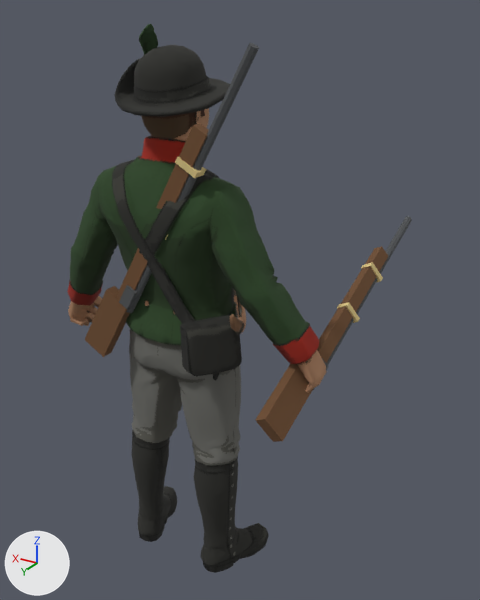
Two versions of the glTF model assets/tropa/tirador3d/tirador_animado.glb, one commit apart.
Camera for both pictures: a 50 mm lens placed at (-0.649, 0.875, 1.013), pointed at (-0.012, -0.187, 0.482). The axes (+X, +Y, +Z) are drawn at lower left. The lights are the same throughout. The picture after the commit comes second. Where no turn or scale is listed for an object, it has been applied to the vertices.

In view in the first picture: 'mosquete', 'mosquete_mano', 'tripo_node_a41fcc69-ff9a-44eb-b478-dd2bba95665b'.
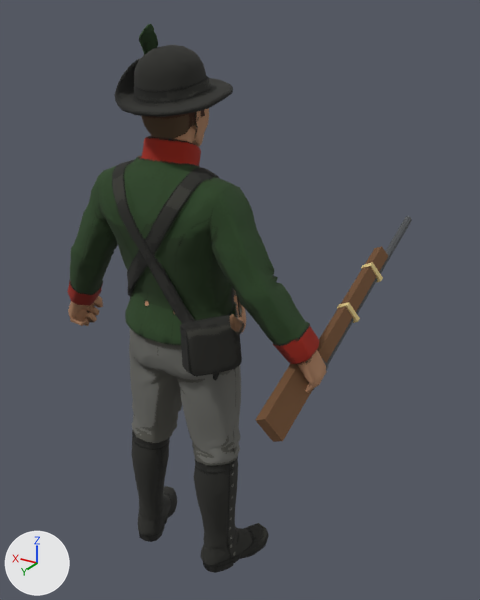
Boxes (x1, y1, x2, y2) around the edits, measured in the pictures (480 x 600 px):
'mosquete', deleted: before (85, 43, 259, 357)
    faces in mat_madera (brown #6f4d30): (85, 124, 209, 357)
    faces in mat_hierro (dark grey #505255): (119, 43, 259, 313)
    faces in mat_bronce (yellow #d8c284): (165, 156, 206, 240)

Diff of the bpy script that builds the scene:
```diff
--- a/assets/tropa/tirador3d/tirador_animado.glb.py
+++ b/assets/tropa/tirador3d/tirador_animado.glb.py
@@ ob_mosquete @@
-ob_mosquete = bpy.data.objects.new('mosquete', me_cube_001)
-ob_mosquete.location = (0.137, 0.067, 0.446)
```
